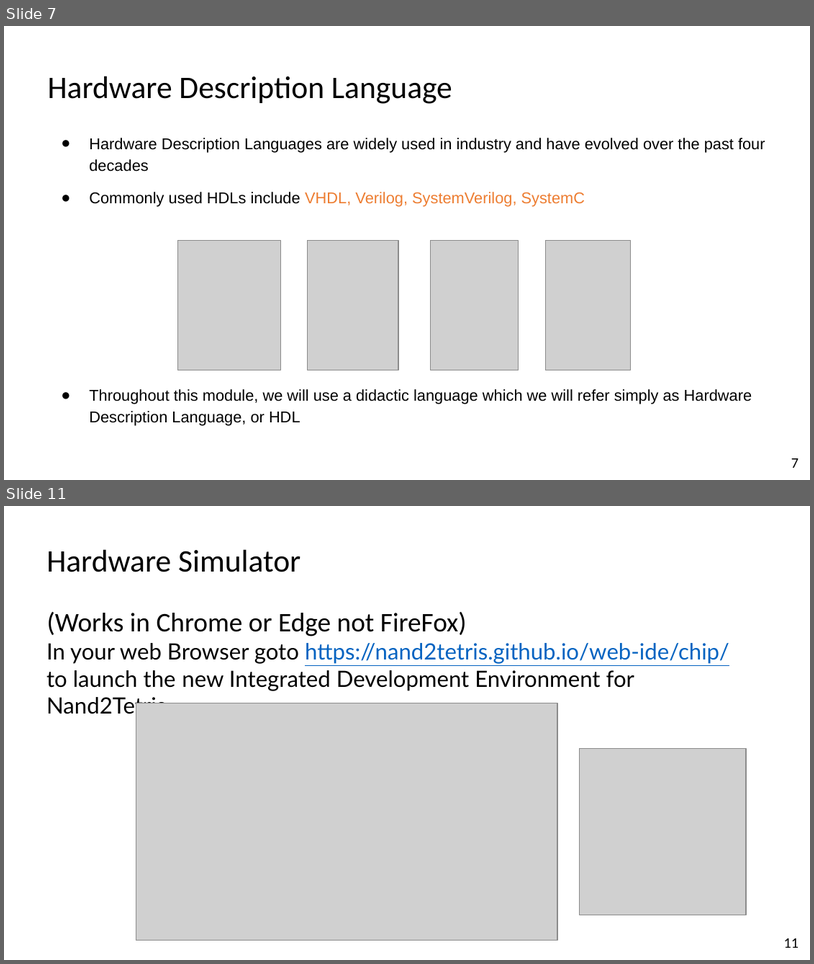
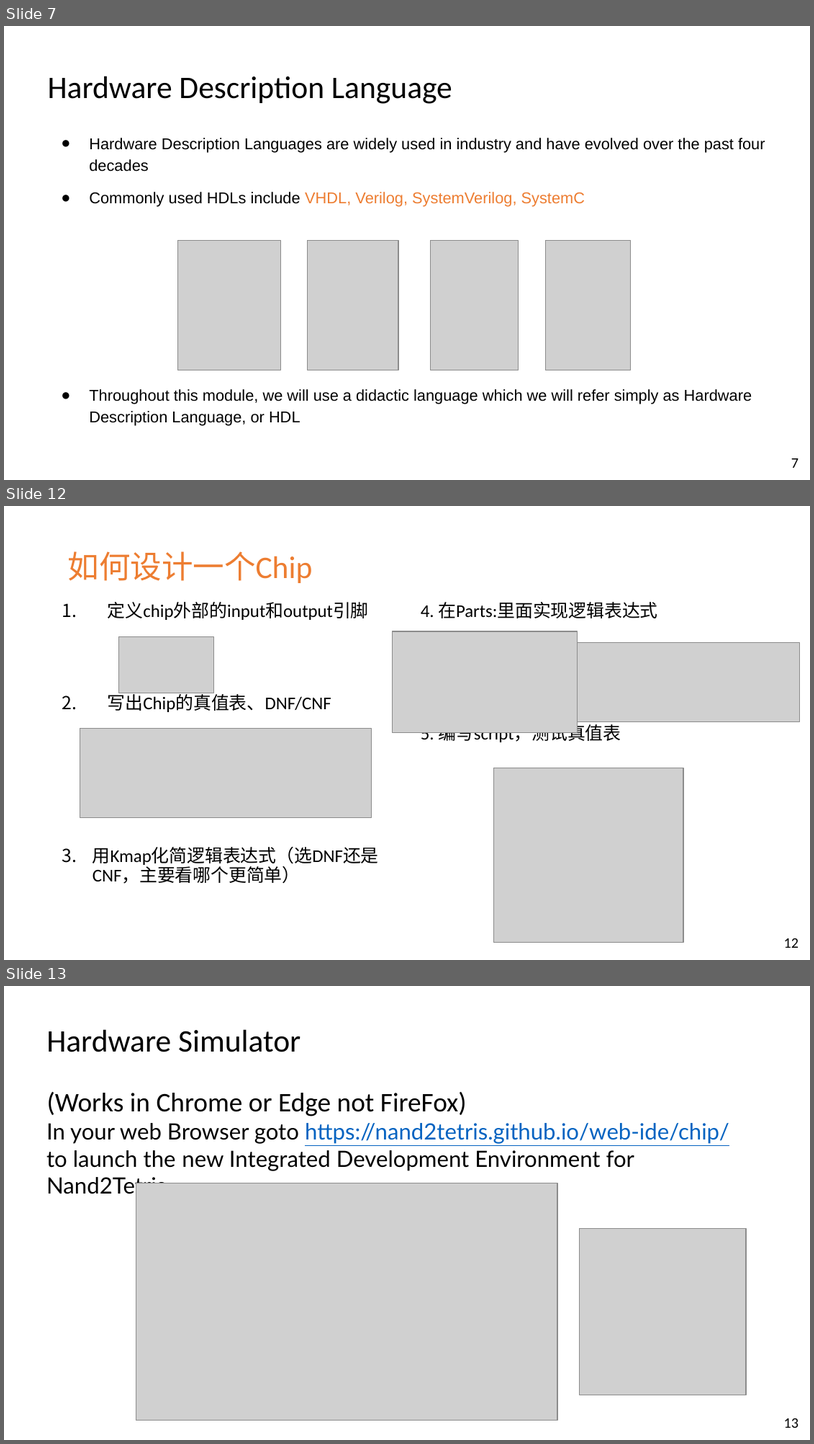
Before and after one commit to vcboy1/Leeds, a slide deck: 26fall/1860/Lecture/Week1.5/Lab 1.5.1 HDL & CAD Intro LAB 1.pptx. Shown one above the other, each under a label of ours: slides 7 and 11 before the commit, slides 7, 12 and 13 after it; the slides between them are not shown. The pictures are 814x964 and 814x1444 pixels, drawn with LibreOffice and Linux fonts; fonts in the diff are those of the drawing; grey boxes stand for pictures; background and template pictures are left out. Boxes give left, top, right and bottom in pixels: in the first picture for what was removed or moved away, otherwise in the second. Text is boxed around its words. In the diff, an @@ line names an element or a change of style, - is before the commit and + after.

```diff
--- a/26fall/1860/Lecture/Week1.5/Lab 1.5.1 HDL & CAD Intro LAB 1.pptx
+++ b/26fall/1860/Lecture/Week1.5/Lab 1.5.1 HDL & CAD Intro LAB 1.pptx
@@ slide 12 added at [4, 506, 810, 960], background picture (left out) @@
@@ text added at [68, 551, 313, 583], 28 pt, text #ED7D31 @@
+如何设计一个Chip
@@ text added at [93, 602, 379, 883], 16 pt, text #000000 @@
+1. 定义chip外部的input和output引脚
+2. 写出Chip的真值表、DNF/CNF
+3. 用Kmap化简逻辑表达式（选DNF还是CNF，主要看哪个更简单）
@@ text added at [421, 602, 658, 744], 16 pt, text #000000 @@
+4. 在Parts:里面实现逻辑表达式
+5. 编写script，测试真值表
@@ picture added at [393, 631, 577, 733] @@
@@ picture added at [119, 636, 214, 692] @@
@@ picture added at [577, 642, 800, 722] @@
@@ picture added at [80, 728, 372, 818] @@
@@ picture added at [494, 767, 684, 942] @@
@@ page number added at [784, 938, 799, 947], 13 pt, text #000000 @@
+12
@@ what was slide 11 is now slide 13 @@
@@ page number at [784, 1418, 799, 1427]: text changed @@
-11
+13
```
Also in this commit, not shown: 5 slides changed, 2 other slides added, 20 other files.
